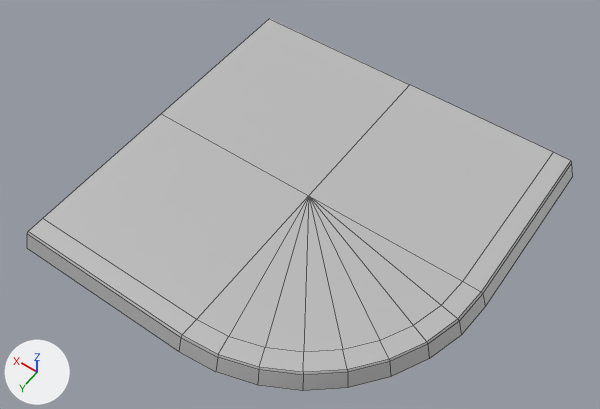
Renders of the FBX model Project/Assets/ASTROASIS/Models/RoadStreetA/meshes/MS_RoadStreet_Curve.fbx from each side of a commit.
Before and after are seen from a camera (50 mm lens) standing at (-3.02, 4.38, 6.86) and looking at (0.05, 0.08, 0.1). The axes (+X, +Y, +Z) are drawn at lower left. The lights are the same throughout. Mesh edges are drawn as thin lines. Where no turn or scale is listed for an object, it has been applied to the vertices.

The older version as bpy lines, for what is in view:
```python
mat_lambert1 = principled_material('lambert1')
mat_lambert1.base_color = (0.5, 0.5, 0.5)  # grey #bcbcbc
me_mesh = bpy.data.meshes.new('Mesh')
me_mesh.from_pydata(...)  # 48 vertices, 41 faces; spans x -2.06..2.0, y -2.0..2.06, z 0.0..0.2
me_mesh.materials.append(mat_lambert1)  # grey #bcbcbc
ob_roadstreet_curve = bpy.data.objects.new('RoadStreet_Curve', me_mesh)
ob_roadstreet_curve.location = (0.0, 0.0, 0.0)
```
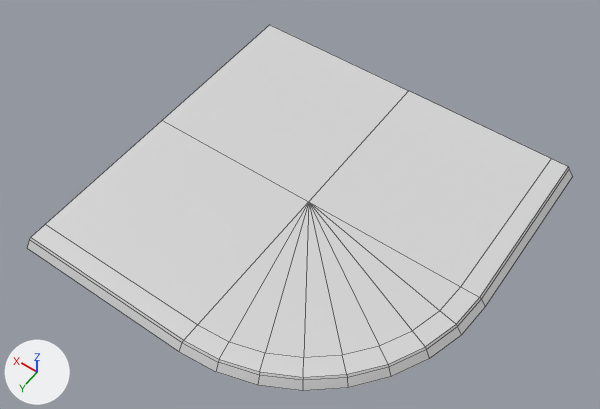
Boxes [x1, y1, x2, y2] around the edits, measured in the pictures (600 x 409 px):
'RoadStreet_Curve', recoloured, mesh rescaled
    before: [27, 18, 573, 391]
    after: [28, 25, 573, 391]

What the commit changed:
Material 'lambert1' (mat_lambert1) changes colour from grey #bcbcbc to light grey #d6d6d6; in linear values from (0.5, 0.5, 0.5) to (0.671, 0.671, 0.671).
me_mesh has 48 vertices, 41 faces and spans x -2.06..2.0, y -2.0..2.06, z 0.0..0.2.
me_mesh is used by ob_roadstreet_curve; location (0.0, 0.0, 0.0).
me_mesh part 1: the whole mesh is scaled about the mesh origin by (1, 1, 0.49).
